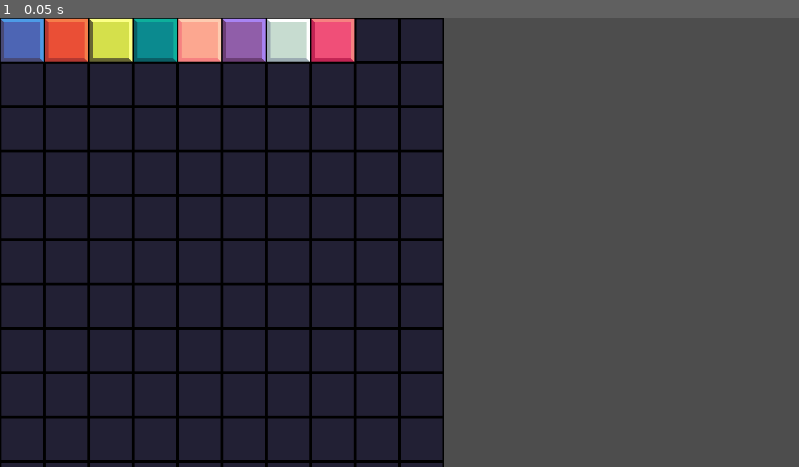
Above: before the commit, frame 1.
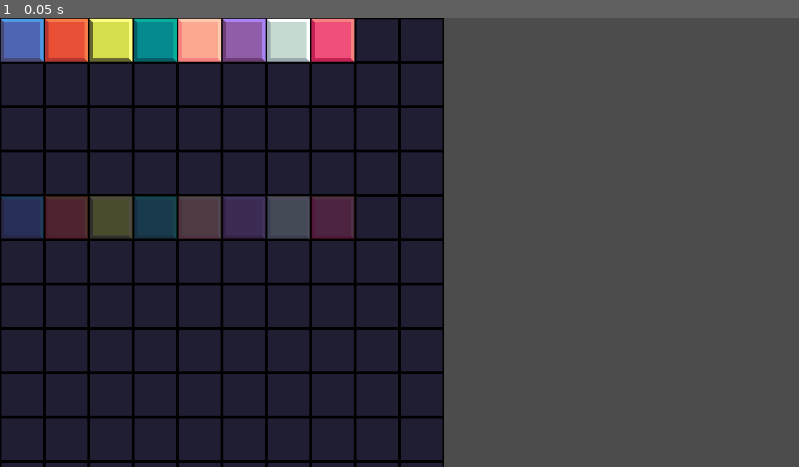
Above: after the commit, the same moment.

Repository: boymarsh/blocks
Game: Godot game, scene res://levels/game_board.tscn
Same seed, same stepped clock (60 frames per second), same inputs: the game is played once before the commit and once after it.
Inputs:
- Up to frame 1 (0.05 s): no input

The runs differ from the first frame. In frame 1, 3.8% of the frame differs, in the area x 0-45%, y 39-50%.

Commit message:
highlight layer stuff

Diff:
--- a/levels/game_board.gd
+++ b/levels/game_board.gd
@@ -3,20 +3,31 @@
 @export var level_data: LevelData
 
 func _ready() -> void:
+	# test code
 	var source_id: int = 1
 	var pieces_layer = $PiecesLayer
 	var background_layer = $BackgroundLayer
+	var highlight_layer = $HighlightLayer
 
-	var ts: TileSet = pieces_layer.tile_set
-	var source := ts.get_source(source_id) as TileSetAtlasSource
-	var tile_count: int = source.get_tiles_count()
+	var pieces_ts: TileSet = pieces_layer.tile_set
+	var pieces_source := pieces_ts.get_source(source_id) as TileSetAtlasSource
+	var tile_count: int = pieces_source.get_tiles_count()
 	print("tile_count =", tile_count)
+	for i in tile_count:
+		var pieces_atlas_coords: Vector2i = pieces_source.get_tile_id(i)
+		print("tile", i, "atlas coords:", pieces_atlas_coords)
 
-	for i in tile_count:
-		var atlas_coords: Vector2i = source.get_tile_id(i)
-		print("tile", i, "atlas coords:", atlas_coords)
+		pieces_layer.set_cell(Vector2i(i, 0), source_id, pieces_atlas_coords, 0)
 
-		pieces_layer.set_cell(Vector2i(i, 0), source_id, atlas_coords, 0)
+	var h_ts: TileSet = highlight_layer.tile_set
+	var h_source := h_ts.get_source(source_id) as TileSetAtlasSource
+	var h_tile_count: int = h_source.get_tiles_count()
+	print("h_tile_count =", h_tile_count)
+	for i in h_tile_count:
+		var h_atlas_coords: Vector2i = h_source.get_tile_id(i)
+		print("tile", i, "atlas coords:", h_atlas_coords)
+
+		highlight_layer.set_cell(Vector2i(i, 4), source_id, h_atlas_coords, 0)
 
 	for i in range(level_data.width):
 		for j in range(level_data.height):
--- a/levels/game_board.tscn
+++ b/levels/game_board.tscn
@@ -12,6 +12,7 @@
 [ext_resource type="Resource" uid="uid://l4crsksl7uke" path="res://shapes/T_shape.tres" id="9_0lqb1"]
 [ext_resource type="Resource" uid="uid://6dpcryjdcv11" path="res://shapes/Z_shape.tres" id="10_s01nf"]
 [ext_resource type="Texture2D" uid="uid://bkjj6by5jl45e" path="res://images/background64.png" id="11_67wtr"]
+[ext_resource type="Material" uid="uid://bdpvij3704qou" path="res://shaders/highlight_shader.tres" id="13_epimc"]
 
 [sub_resource type="Resource" id="Resource_6thiv"]
 script = ExtResource("2_e5fk4")
@@ -27,6 +28,10 @@
 tile_size = Vector2i(64, 64)
 sources/0 = SubResource("TileSetAtlasSource_epimc")
 
+[sub_resource type="Environment" id="Environment_epimc"]
+background_mode = 3
+glow_enabled = true
+
 [node name="GameBoard" type="Node2D"]
 script = ExtResource("1_xgw2e")
 level_data = SubResource("Resource_6thiv")
@@ -38,6 +43,10 @@
 tile_set = ExtResource("2_onlo0")
 
 [node name="HighlightLayer" type="TileMapLayer" parent="."]
+material = ExtResource("13_epimc")
 tile_set = ExtResource("2_onlo0")
 
 [node name="EffectLayer" type="TileMapLayer" parent="."]
+
+[node name="WorldEnvironment" type="WorldEnvironment" parent="."]
+environment = SubResource("Environment_epimc")
--- /dev/null
+++ b/shaders/highlight_shader.tres
@@ -0,0 +1,11 @@
+[gd_resource type="ShaderMaterial" load_steps=2 format=3 uid="uid://bdpvij3704qou"]
+
+[ext_resource type="Shader" uid="uid://dgaana42t6b7b" path="res://shaders/highlight_tiles.gdshader" id="1_21l23"]
+
+[resource]
+shader = ExtResource("1_21l23")
+shader_parameter/alpha_mult = 0.2000000095
+shader_parameter/inner_tint = Color(1.1, 1.1, 1.1, 1)
+shader_parameter/outline_color = Color(2, 1.6, 2, 1)
+shader_parameter/outline_size = 1.0
+shader_parameter/saturation_boost = 1.4
--- /dev/null
+++ b/shaders/highlight_tiles.gdshader
@@ -0,0 +1,49 @@
+shader_type canvas_item;
+
+// overall alpha of the highlight
+uniform float alpha_mult : hint_range(0.0, 1.0) = 0.6;
+
+// colour tint for the inside of the block
+uniform vec4 inner_tint : source_color = vec4(1.1, 1.1, 1.1, 1.0);
+
+// colour for the outline (values > 1.0 will glow with bloom)
+uniform vec4 outline_color : source_color = vec4(2.0, 1.6, 2.0, 1.0);
+
+// outline in pixels
+uniform float outline_size : hint_range(0.0, 4.0) = 1.0;
+
+// 1.0 = normal saturation, >1 = more saturated
+uniform float saturation_boost : hint_range(0.0, 2.0) = 1.4;
+
+void fragment() {
+    vec4 tex = texture(TEXTURE, UV);
+    float a = tex.a;
+
+    // --- detect outline by sampling neighbours ---
+    float outline = 0.0;
+    vec2 off = TEXTURE_PIXEL_SIZE * outline_size;
+
+    outline += texture(TEXTURE, UV + vec2( off.x, 0.0)).a;
+    outline += texture(TEXTURE, UV + vec2(-off.x, 0.0)).a;
+    outline += texture(TEXTURE, UV + vec2(0.0,  off.y)).a;
+    outline += texture(TEXTURE, UV + vec2(0.0, -off.y)).a;
+
+    vec4 out_color = vec4(0.0);
+
+    // transparent pixel but next to solid -> outline
+    if (a < 0.1 && outline > 0.0) {
+        out_color = vec4(outline_color.rgb, outline_color.a * alpha_mult);
+    }
+    // inside the tile: saturated ghost
+    else if (a > 0.1) {
+        vec3 col = tex.rgb * inner_tint.rgb;
+
+        // cheap saturation boost
+        float luma = dot(col, vec3(0.299, 0.587, 0.114));
+        col = mix(vec3(luma), col, saturation_boost);
+
+        out_color = vec4(col, a * alpha_mult);
+    }
+
+    COLOR = out_color;
+}
Not shown: 1 places in levels/game_board.tscn that only renumber resources
Not shown, added: shaders/highlight_tiles.gdshader.uid
